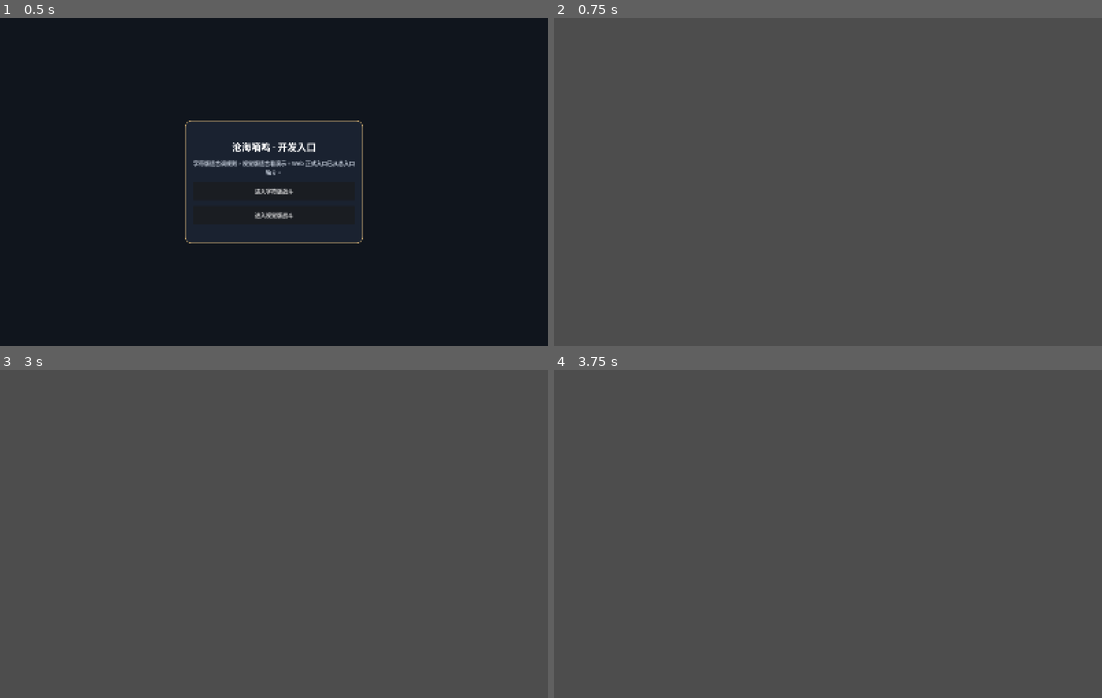
Above: before the commit, frames 1-4 (two rows, left to right).
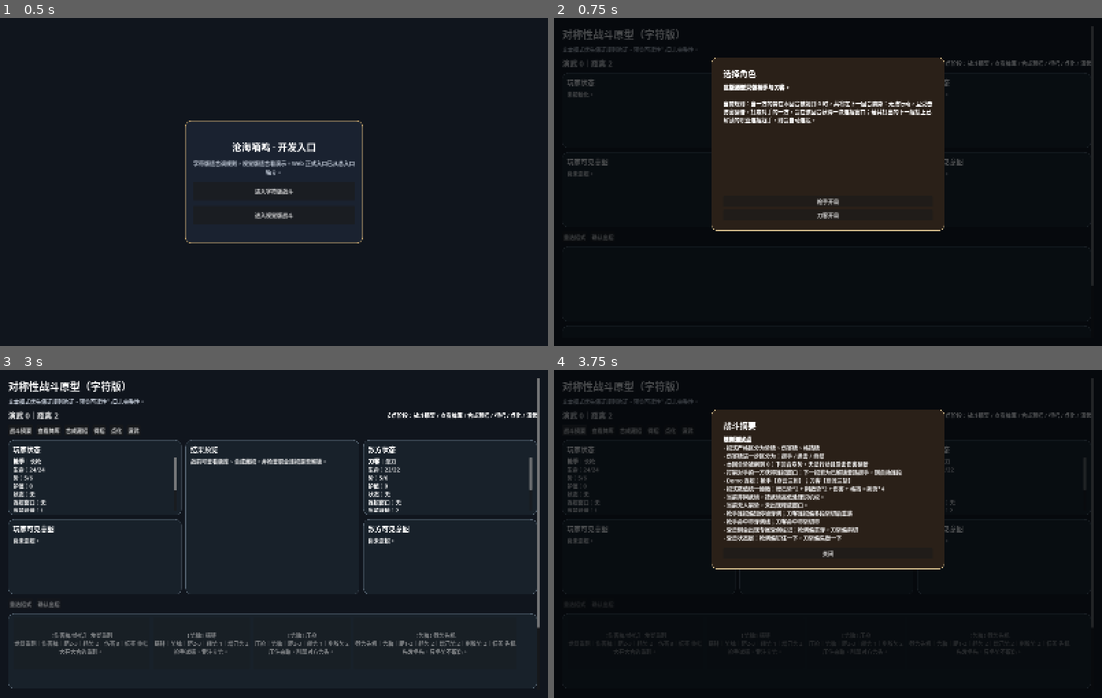
Above: after the commit, the same moments.

Repository: chengquansen-comments/canghaidiming
Game: Godot game, scene res://scenes/Main.tscn
Two runs of this game, one before a commit and one after it. Both use one fixed random seed, a clock stepped at 60 frames per second and the inputs below.
Inputs (mouse positions are in pixels of both pictures, inside the frame that each line leads up to):
- Up to frame 1 (0.5 s): no input
- Up to frame 2 (0.75 s): click "进入字符版战斗" at 0.5 s
- Up to frame 3 (3 s): click (21, 589) at 1.25 s, where only the run after the commit has a clickable "重选招式"; click (49, 589) at 2 s, where only the run after the commit has a clickable "确认出招"; click (274, 553) at 2.75 s, where only the run after the commit has a clickable "枪手开局"
- Up to frame 4 (3.75 s): click (575, 429) at 3.5 s, where only the run after the commit has a clickable "战斗摘要"

Frame 1 is identical in both runs. In frame 2, 99% of the frame differs, in the area x 0-100%, y 0-100%; in frame 3, 97%; in frame 4, 99%.
Error before the commit: Parse Error: Static function "current_grid_positions()" not found in base "BattleStageHelper". (res://scripts/battle_controller_text_ui.gd:482)
Error after the commit: Invalid assignment of property or key 'disabled' with value of type 'bool' on a base object of type 'Nil'. (res://scripts/battle_controller_text_ui.gd:321)

Commit message:
Restore stage helper functions required by visual controller

Diff:
--- a/scripts/visual/battle_stage_view.gd
+++ b/scripts/visual/battle_stage_view.gd
@@ -34,6 +34,84 @@
 	var result: Vector2 = Vector2(center_x - foot_offset, stage_ground_y - actor_height)
 	_slot_top_left_cache[key] = result
 	return result
+
+static func current_grid_positions(distance: int, right_anchor_slot: int, slot_count: int) -> Dictionary:
+	var enemy_slot: int = right_anchor_slot
+	var player_slot: int = enemy_slot - distance
+	if player_slot < 0:
+		player_slot = 0
+		enemy_slot = mini(player_slot + distance, slot_count - 1)
+	return {"player": player_slot, "enemy": enemy_slot}
+
+static func target_slot_for_preview(is_player: bool, player_slot: int, enemy_slot: int, card: Object, slot_count: int) -> int:
+	var actor_slot: int = player_slot if is_player else enemy_slot
+	var opponent_slot: int = enemy_slot if is_player else player_slot
+	if card == null:
+		return actor_slot
+	if card.id == "idle" or card.id == "staggered":
+		return actor_slot
+	var current_distance: int = abs(enemy_slot - player_slot)
+	var target_distance: int = current_distance
+	if current_distance > card.max_distance:
+		target_distance = card.max_distance
+	elif current_distance < card.min_distance:
+		target_distance = card.min_distance
+	var delta: int = current_distance - target_distance
+	if delta == 0:
+		return actor_slot
+	if is_player:
+		if delta > 0:
+			return clampi(actor_slot + delta, 0, opponent_slot - 1)
+		return clampi(actor_slot - abs(delta), 0, slot_count - 1)
+	if delta > 0:
+		return clampi(actor_slot - delta, opponent_slot + 1, slot_count - 1)
+	return clampi(actor_slot + abs(delta), 0, slot_count - 1)
+
+static func attack_range_slots(is_player: bool, origin_slot: int, card: Object, slot_count: int) -> Array[int]:
+	var result: Array[int] = []
+	if card == null or not card.has_method("requires_hit_check") or not card.requires_hit_check():
+		return result
+	if is_player:
+		for distance in range(card.min_distance, card.max_distance + 1):
+			var slot: int = origin_slot + distance
+			if slot >= 0 and slot < slot_count:
+				result.append(slot)
+	else:
+		for distance in range(card.min_distance, card.max_distance + 1):
+			var slot: int = origin_slot - distance
+			if slot >= 0 and slot < slot_count:
+				result.append(slot)
+	return result
+
+static func preview_cycle_phase(preview_anim_time: float, preview_cycle_duration: float) -> float:
+	return fmod(preview_anim_time, preview_cycle_duration) / preview_cycle_duration
+
+static func preview_frame_for_card(card: Object, active: bool, phase: float) -> int:
+	if not active or card == null:
+		return 0
+	if card.has_method("requires_hit_check") and card.requires_hit_check() and phase >= 0.38 and phase <= 0.68:
+		return 1
+	return 0
+
+static func animated_actor_top_left(scene_width: float, is_player: bool, start_slot: int, target_slot: int, active: bool, phase: float, slot_count: int, slot_width: float, slot_gap: float, stage_ground_y: float, actor_height: float, player_foot_offset_x: float, enemy_foot_offset_x: float) -> Vector2:
+	var start_pos: Vector2 = slot_top_left(scene_width, start_slot, is_player, slot_count, slot_width, slot_gap, stage_ground_y, actor_height, player_foot_offset_x, enemy_foot_offset_x)
+	if not active:
+		return start_pos
+	var target_pos: Vector2 = slot_top_left(scene_width, target_slot, is_player, slot_count, slot_width, slot_gap, stage_ground_y, actor_height, player_foot_offset_x, enemy_foot_offset_x)
+	if phase < 0.26:
+		return start_pos.lerp(target_pos, ease_preview(phase / 0.26))
+	if phase < 0.68:
+		var hold: Vector2 = target_pos
+		var dir: float = 1.0 if is_player else -1.0
+		var attack_t: float = (phase - 0.26) / 0.42
+		var lunge: float = sin(attack_t * PI) * 34.0
+		return hold + Vector2(dir * lunge, -sin(attack_t * PI) * 12.0)
+	if phase < 1.0:
+		return target_pos.lerp(start_pos, ease_preview((phase - 0.68) / 0.32))
+	return start_pos
+
+static func ease_preview(value: float) -> float:
+	return value * value * (3.0 - 2.0 * value)
 
 static func build_slot_state(i: int, player_slot: int, enemy_slot: int, player_range: Array[int], enemy_range: Array[int], grid_base_color: Color, player_color: Color, enemy_color: Color) -> Dictionary:
 	var key: String = "%d|%d|%d|%s|%s" % [i, player_slot, enemy_slot, str(player_range), str(enemy_range)]
